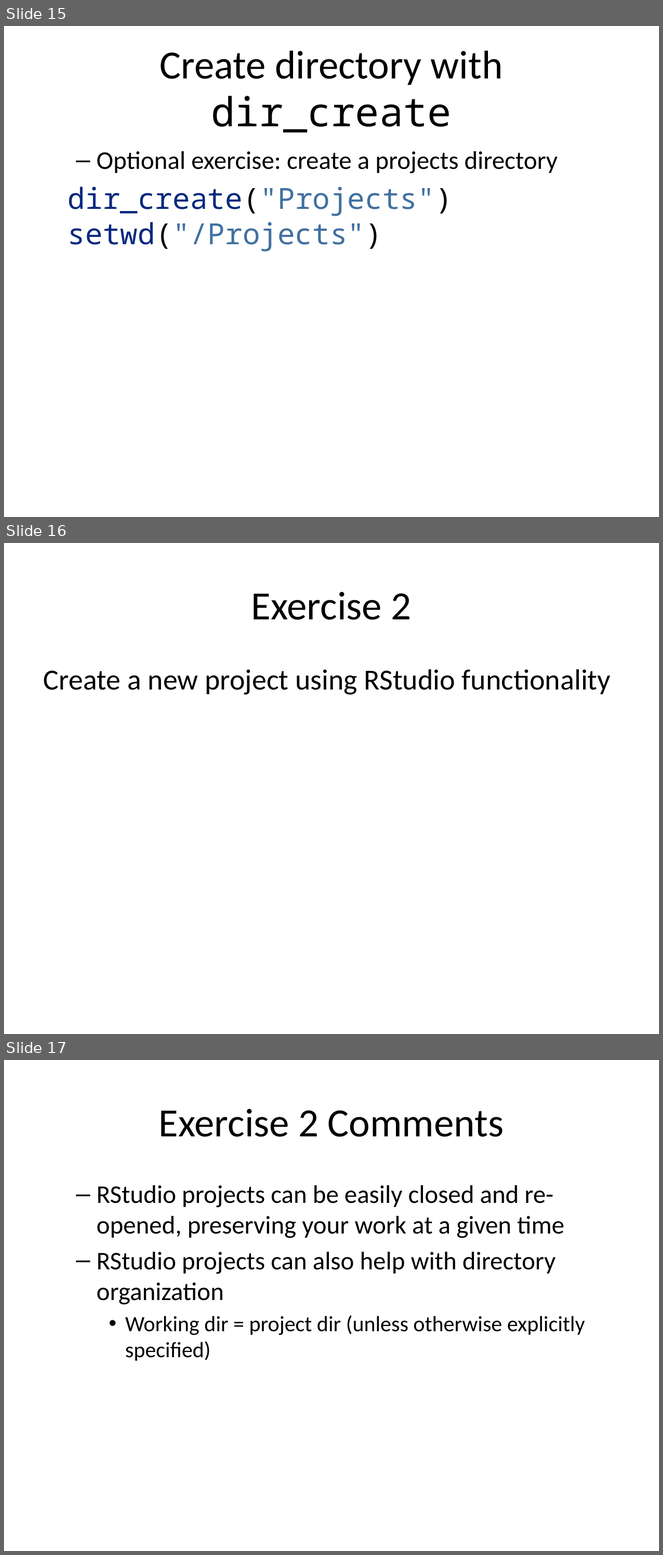
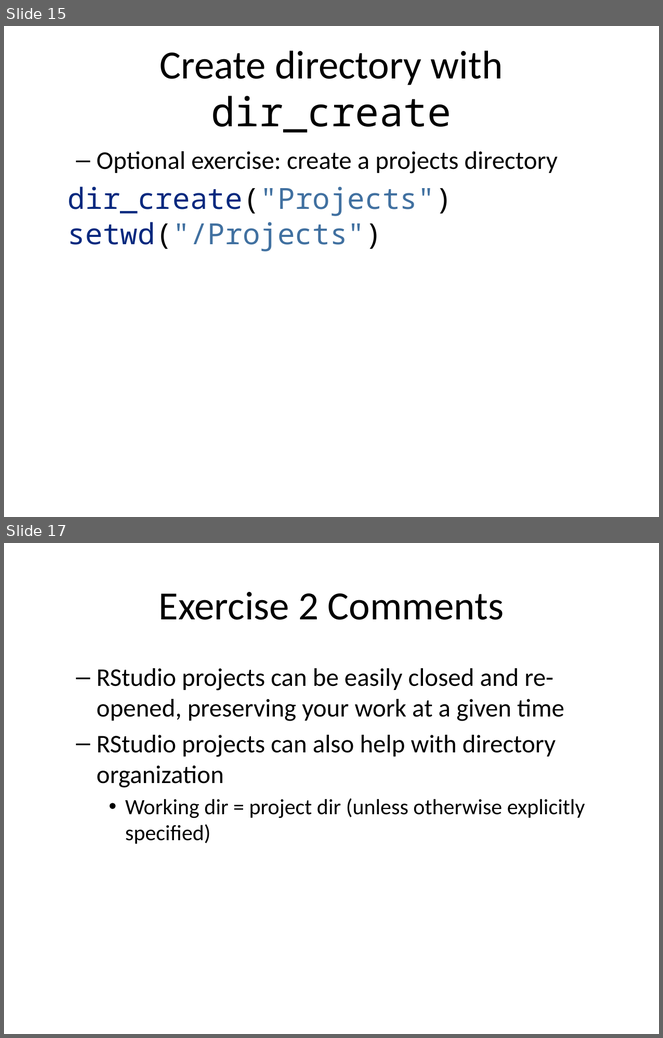
Before and after one commit to pcmathias/MSACL-intermediate-R-course, a slide deck: slides/01---Reproducible-Research.pptx. Shown one above the other, each under a label of ours: slides 15, 16 and 17 before the commit, slides 15 and 17 after it; the slides between them are not shown. The pictures are 663x1555 and 663x1038 pixels, drawn with LibreOffice and Linux fonts; fonts in the diff are those of the drawing. Boxes give left, top, right and bottom in pixels: in the first picture for what was removed or moved away, otherwise in the second. Text is boxed around its words. In the diff, an @@ line names an element or a change of style, - is before the commit and + after.

Commit message:
add text to exercises

```diff
--- a/slides/01---Reproducible-Research.pptx
+++ b/slides/01---Reproducible-Research.pptx
@@ slide 16 removed at [4,543,659,1034], background #FFFFFF @@
@@ title removed at [252,592,412,620] @@
-Exercise 2
@@ text removed at [44,669,611,695] @@
-Create a new project using RStudio functionality
```
Also in this commit, not shown: 6 slides changed, 2 slides added, 1 other slide removed, 1 other file.
